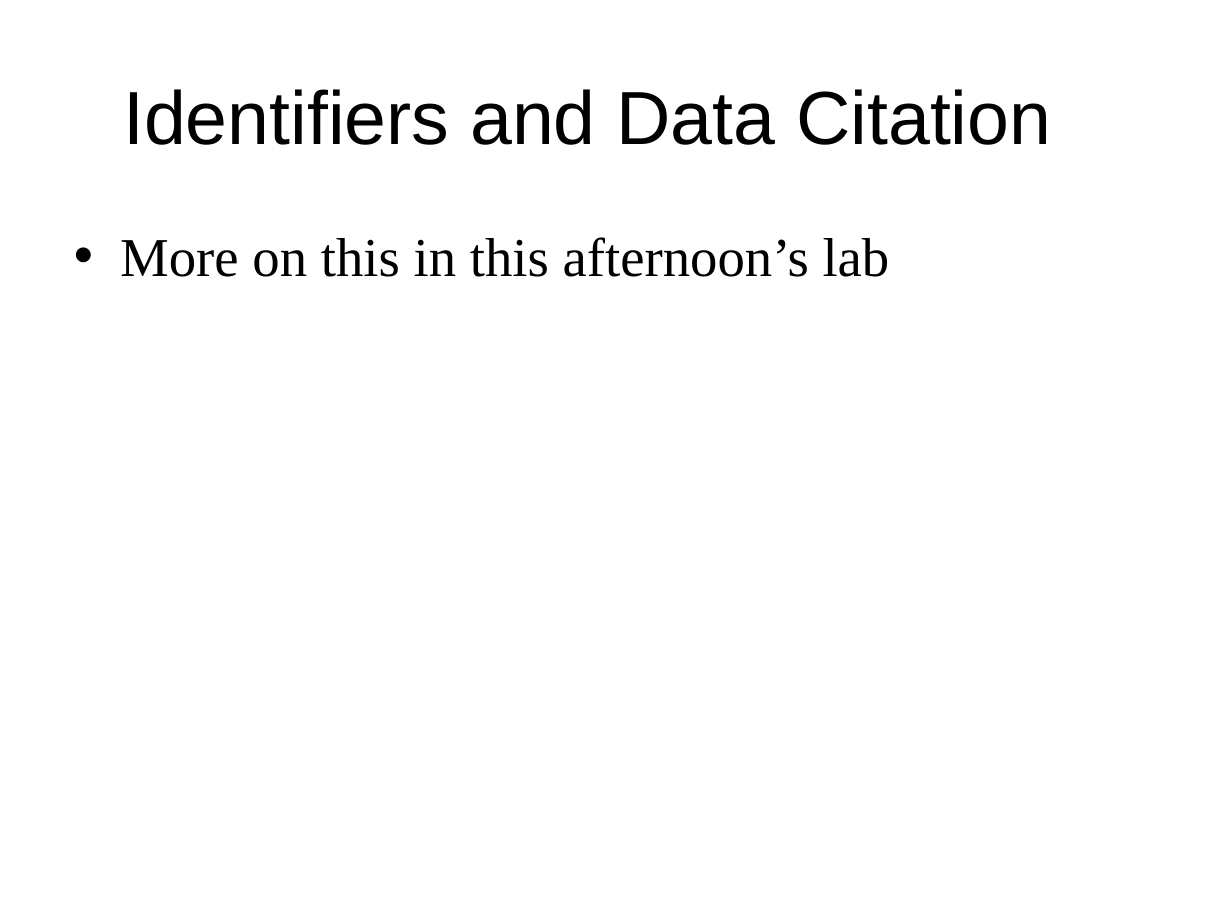
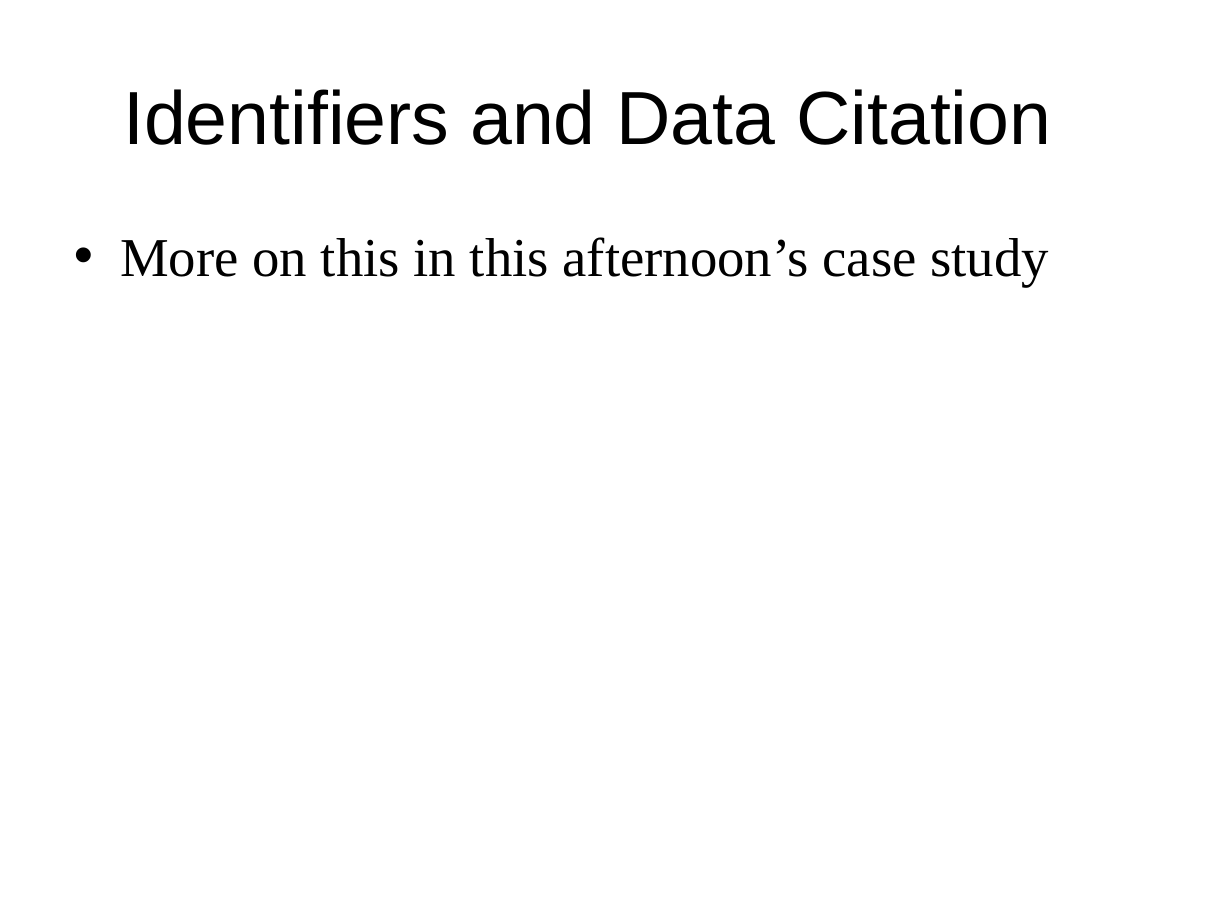
Before and after one commit to DataCurationWorkshop/HongKongCurationWorkshop, a slide deck: slide 18 of Day_1/Lectures/Slides/Day_1_Lecture_Identifier.pptx. Drawn at 1232x924 pixels with LibreOffice and Linux fonts; fonts in the diff are those of the drawing; background and template pictures are left out. Boxes give left, top, right and bottom in pixels: in the first picture for what was removed or moved away, otherwise in the second. Text is boxed around its words. In the diff, an @@ line names an element or a change of style, - is before the commit and + after.

```diff
--- a/Day_1/Lectures/Slides/Day_1_Lecture_Identifier.pptx
+++ b/Day_1/Lectures/Slides/Day_1_Lecture_Identifier.pptx
@@ text at <box>120,237,1049,287</box>: text changed @@
-• More on this in this afternoon’s lab
+• More on this in this afternoon’s case study
```
Also in this commit, not shown: 17 other files.
